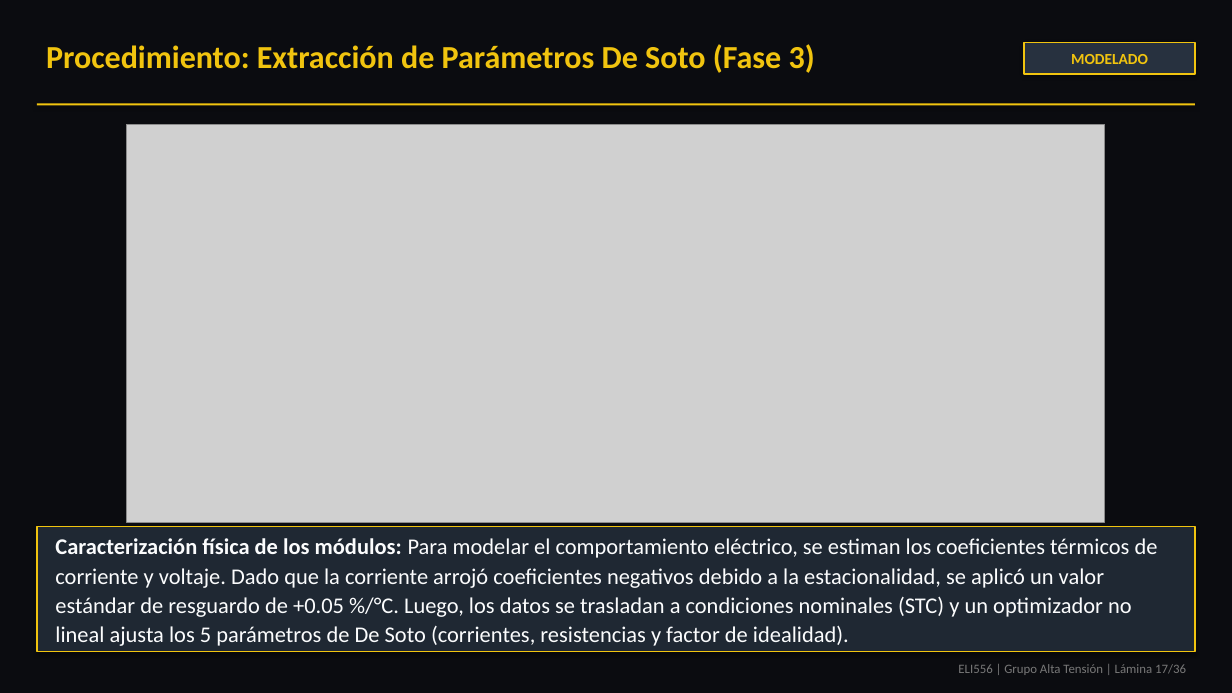
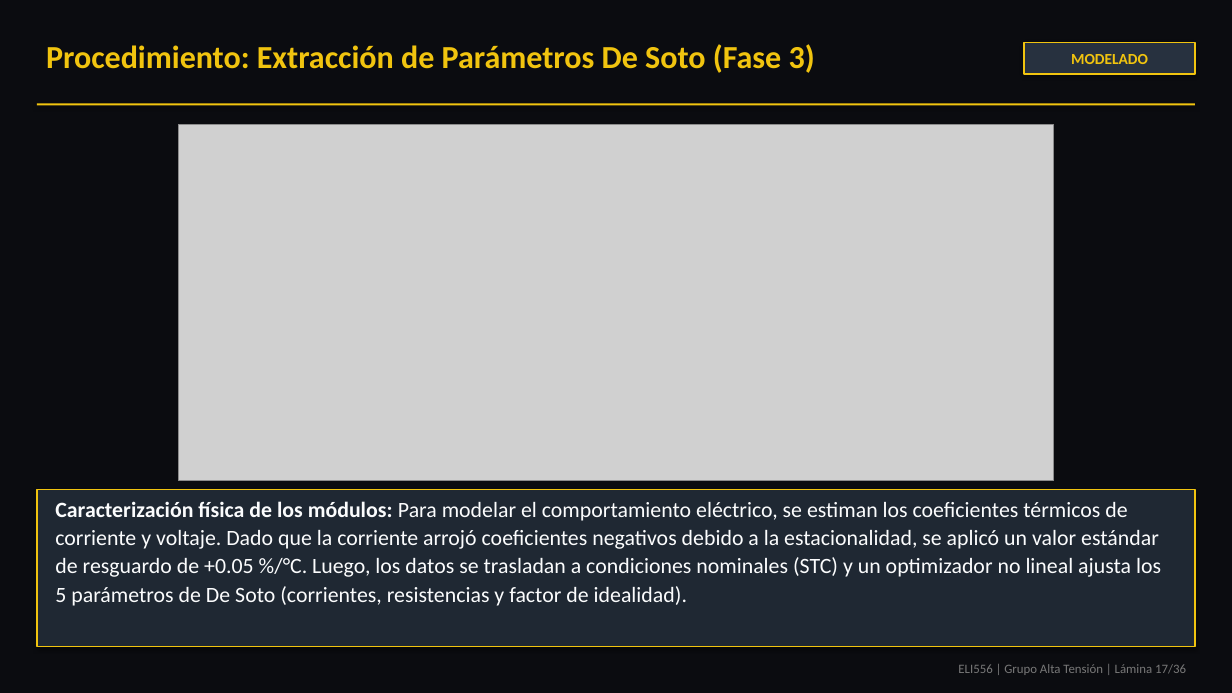
Before and after one commit to theChosen16/t2-paneles, a slide deck: slide 17 of output/Presentacion_Final_ELI556_Atacama_POA_Tarea2_revisado.pptx. Drawn at 1232x693 pixels with LibreOffice and Linux fonts; fonts in the diff are those of the drawing; grey boxes stand for pictures. Boxes give left, top, right and bottom in pixels: in the first picture for what was removed or moved away, otherwise in the second. Text is boxed around its words. In the diff, an @@ line names an element or a change of style, - is before the commit and + after.

Commit message:
style: optimize presentation font sizes, diagram box layouts, and crop circuit equivalent diagram

```diff
--- a/output/Presentacion_Final_ELI556_Atacama_POA_Tarea2_revisado.pptx
+++ b/output/Presentacion_Final_ELI556_Atacama_POA_Tarea2_revisado.pptx
@@ picture: place and size @@
-picture at (127, 125, 1104, 522)
+picture at (178, 125, 1055, 481)
@@ rectangle: place and size @@
-rectangle at (37, 527, 1195, 652)
+rectangle at (37, 490, 1195, 647)
@@ text "Caracterización física de los módulos: ...": place and size @@
-text "Caracterización física de los módulos: ..." at (55, 538, 1158, 646)
+text "Caracterización física de los módulos: ..." at (55, 501, 1161, 606)
@@ text "Caracterización física de los módulos: ..." at (55, 501, 1161, 606): size 17.5 to 17 pt @@
```
Also in this commit, not shown: 31 other slides changed, 10 other files.
